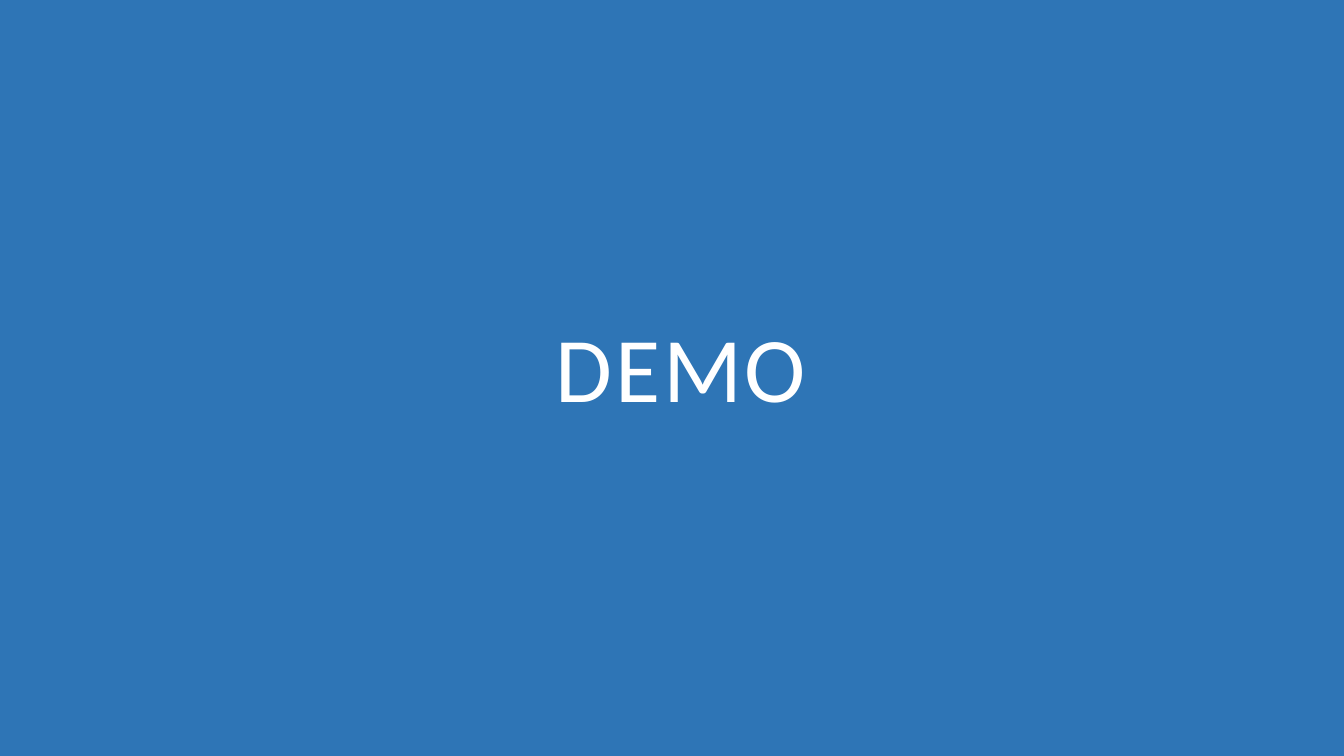
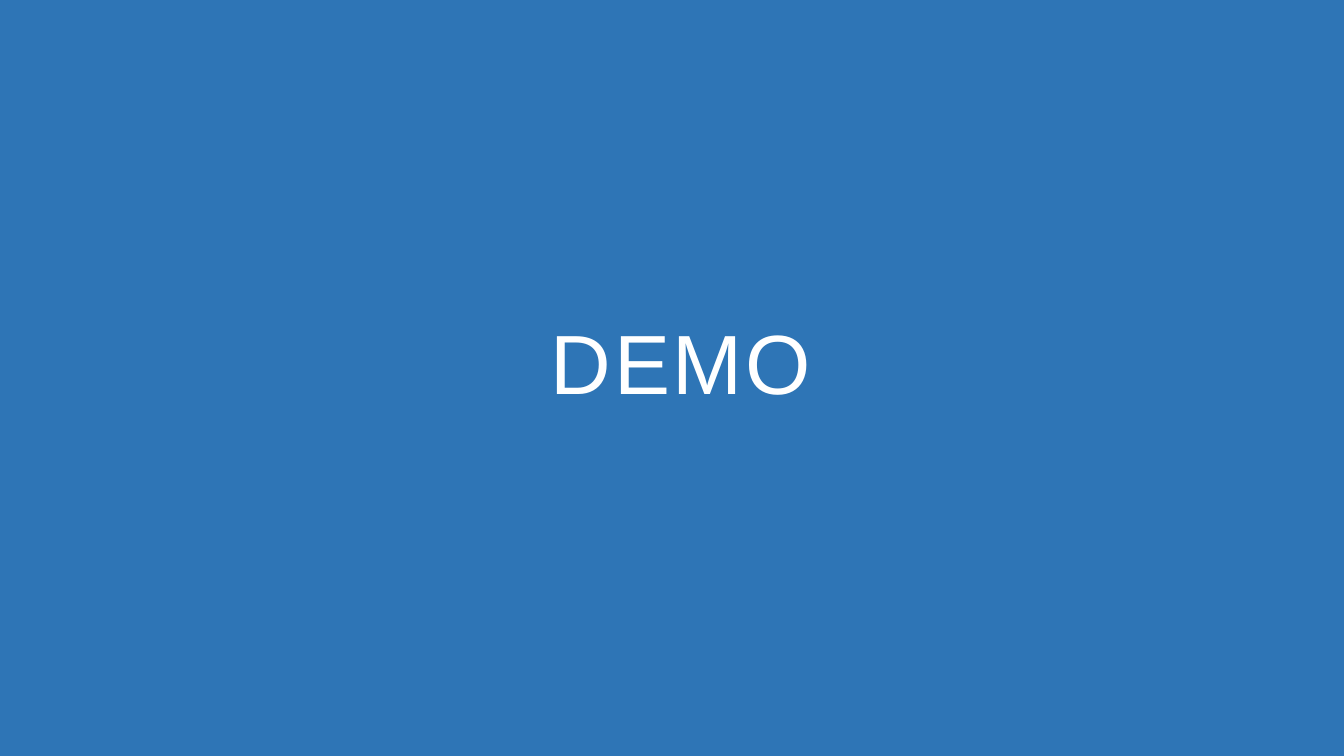
Before and after one commit to m-peko/SecureBLE, a slide deck: slide 11 of docs/SecureBLE.pptx (slide 7 before the commit). Drawn at 1344x756 pixels with LibreOffice and Linux fonts; fonts in the diff are those of the drawing. Boxes give left, top, right and bottom in pixels: in the first picture for what was removed or moved away, otherwise in the second. Text is boxed around its words. In the diff, an @@ line names an element or a change of style, - is before the commit and + after.

```diff
--- a/docs/SecureBLE.pptx
+++ b/docs/SecureBLE.pptx
@@ text "DEMO" at <box>551,335,811,395</box>: size 66 to 60 pt, font Calibri to Arial @@
```
Also in this commit, not shown: 7 other slides changed, 4 slides added, 15 other files.
